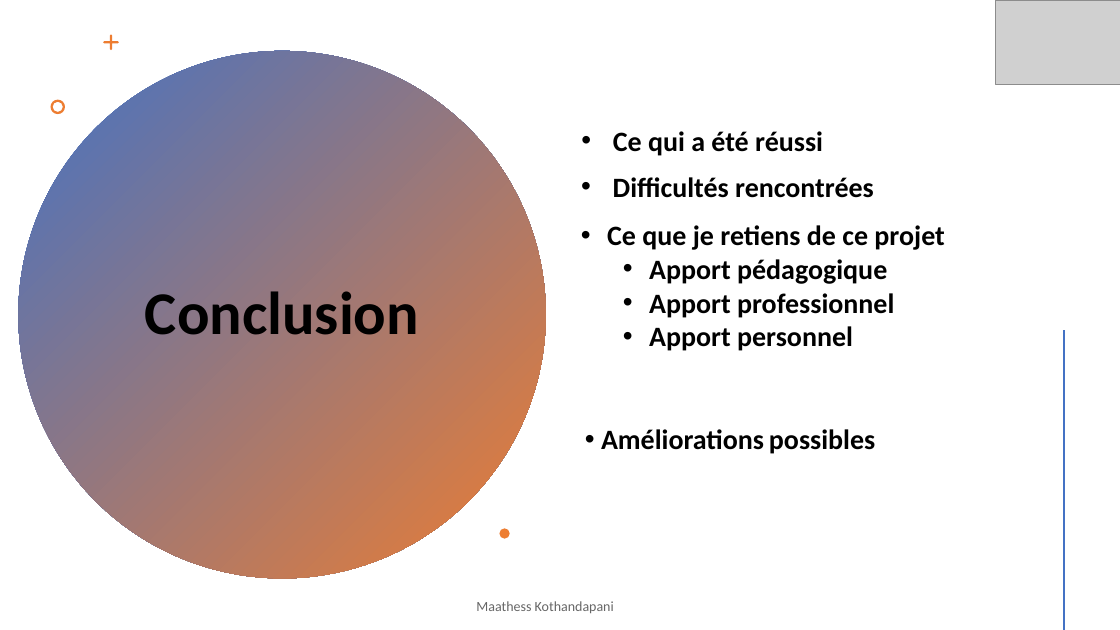
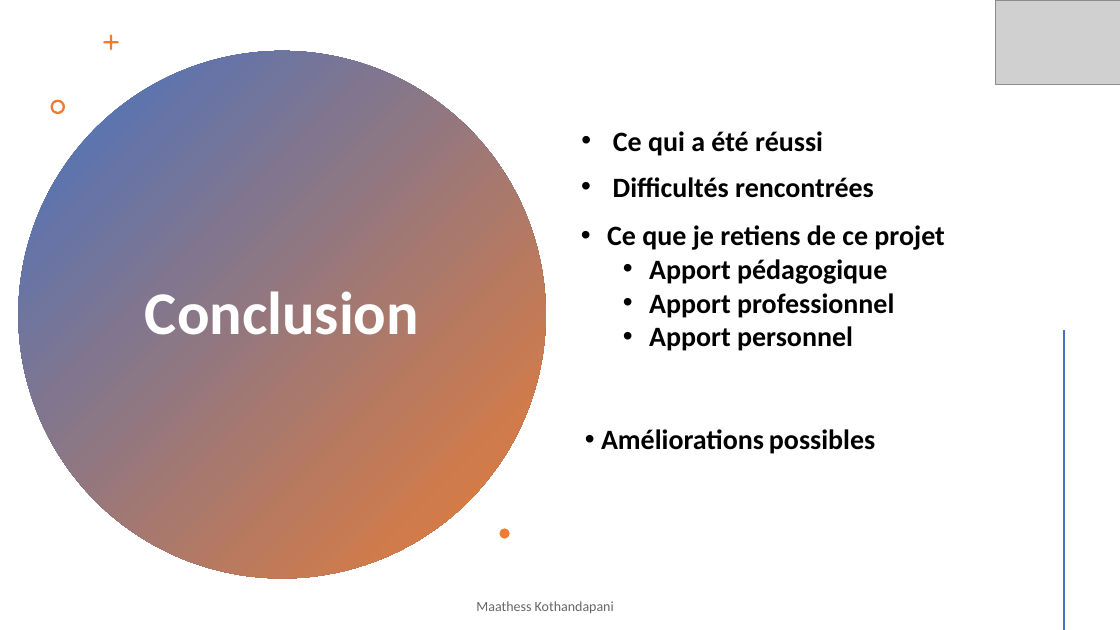
Before and after one commit to Maathess/Projet_annuel_flag, a slide deck: slide 14 of Présentation rattrapage PA.pptx. Drawn at 1120x630 pixels with LibreOffice and Linux fonts; fonts in the diff are those of the drawing; grey boxes stand for pictures. Boxes give left, top, right and bottom in pixels: in the first picture for what was removed or moved away, otherwise in the second. Text is boxed around its words. In the diff, an @@ line names an element or a change of style, - is before the commit and + after.

```diff
--- a/Présentation rattrapage PA.pptx
+++ b/Présentation rattrapage PA.pptx
@@ title "Conclusion" at (x1=145, y1=291, x2=419, y2=335): text colour #000000 to #FFFFFF @@
```
Also in this commit, not shown: 1 other slide changed, 7 other files.
